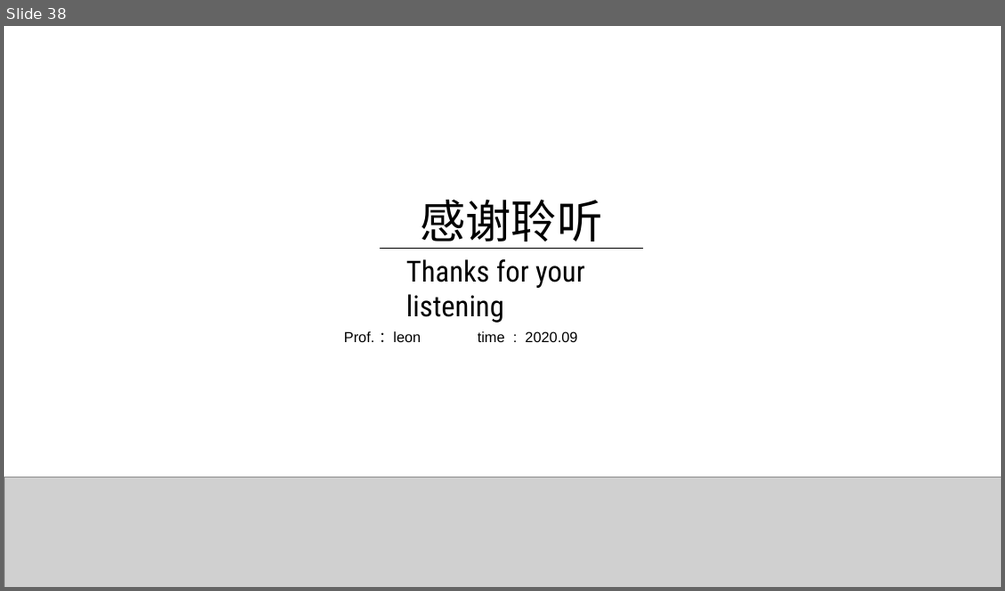
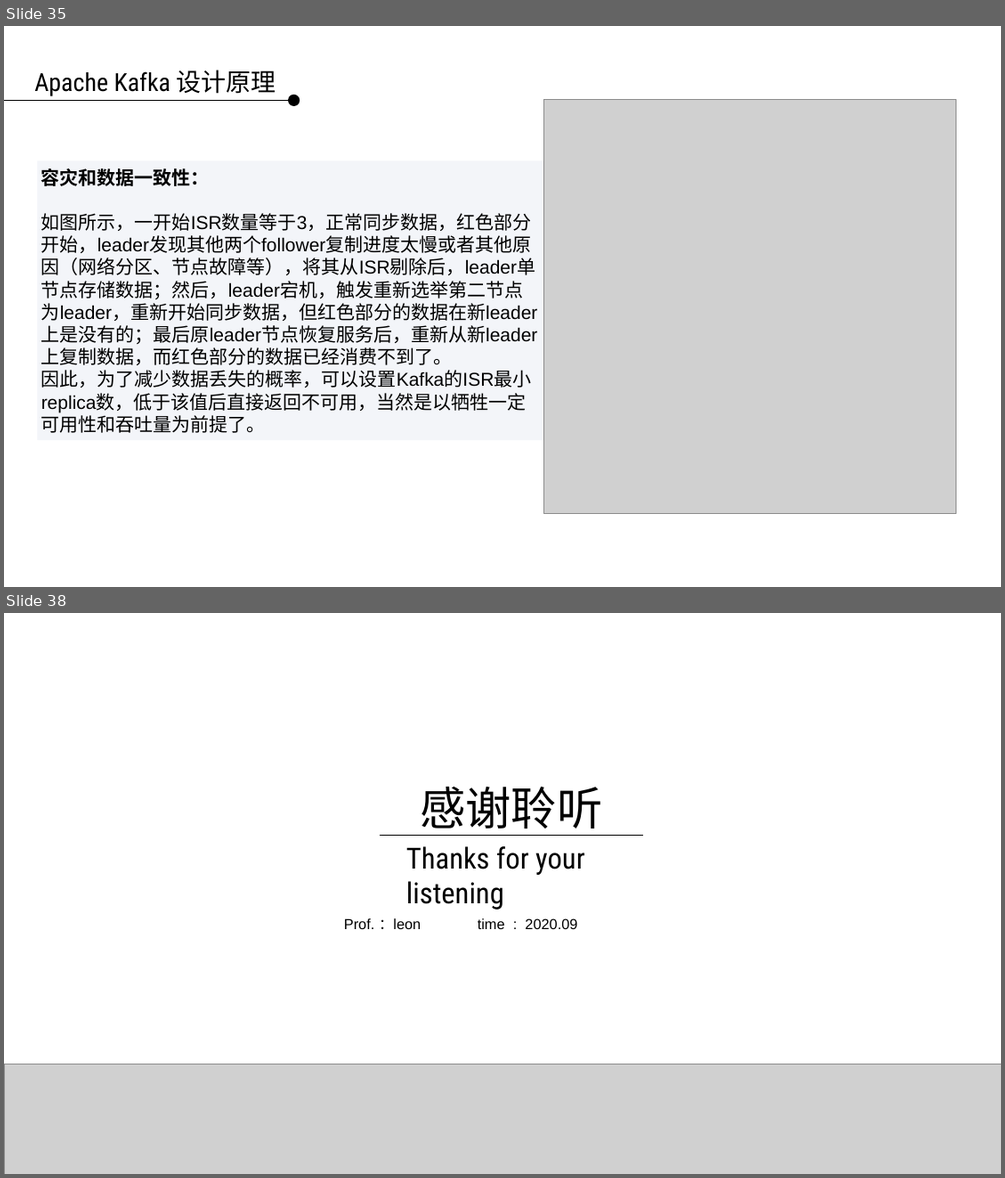
Before and after one commit to applepip/Big_Data, a slide deck: 数据采集系统/数据采集系统 第三讲.pptx. Shown one above the other, each under a label of ours: slide 38 before the commit, slides 35 and 38 after it; the slides between them are not shown. The pictures are 1005x591 and 1005x1178 pixels, drawn with LibreOffice and Linux fonts; fonts in the diff are those of the drawing; grey boxes stand for pictures; background and template pictures are left out. Boxes give left, top, right and bottom in pixels: in the first picture for what was removed or moved away, otherwise in the second. Text is boxed around its words. In the diff, an @@ line names an element or a change of style, - is before the commit and + after.

```diff
--- a/数据采集系统/数据采集系统 第三讲.pptx
+++ b/数据采集系统/数据采集系统 第三讲.pptx
@@ slide 35 added at [4, 26, 1001, 587], background picture (left out) @@
@@ text added at [34, 70, 276, 96], 24 pt, text #000000 @@
+Apache Kafka 设计原理
@@ line added from (4, 100) to (288, 100), #000000 0.75 pt @@
@@ ellipse added at [288, 95, 300, 107], fill #000000 @@
@@ picture added at [544, 99, 956, 515] @@
@@ rectangle added at [38, 160, 544, 440], fill #F3F5F9, 18 pt, text #000000 @@
+容灾和数据一致性：
+如图所示，一开始ISR数量等于3，正常同步数据，红色部分开始，leader发现其他两个follower复制进度太慢或者其他原因（网络分区、节点故障等），将其从ISR剔除后，leader单节点存储数据；然后，leader宕机，触发重新选举第二节点为leader，重新开始同步数据，但红色部分的数据在新leader上是没有的；最后原leader节点恢复服务后，重新从新leader上复制数据，而红色部分的数据已经消费不到了。
+因此，为了减少数据丢失的概率，可以设置Kafka的ISR最小replica数，低于该值后直接返回不可用，当然是以牺牲一定可用性和吞吐量为前提了。
```
Also in this commit, not shown: 5 slides changed, 28 other slides added, 29 slides removed.
